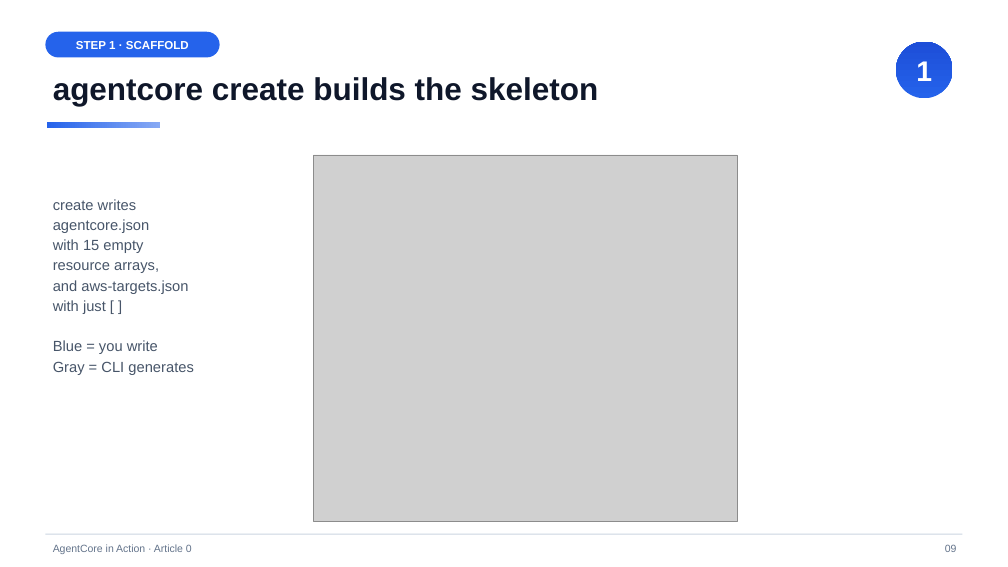
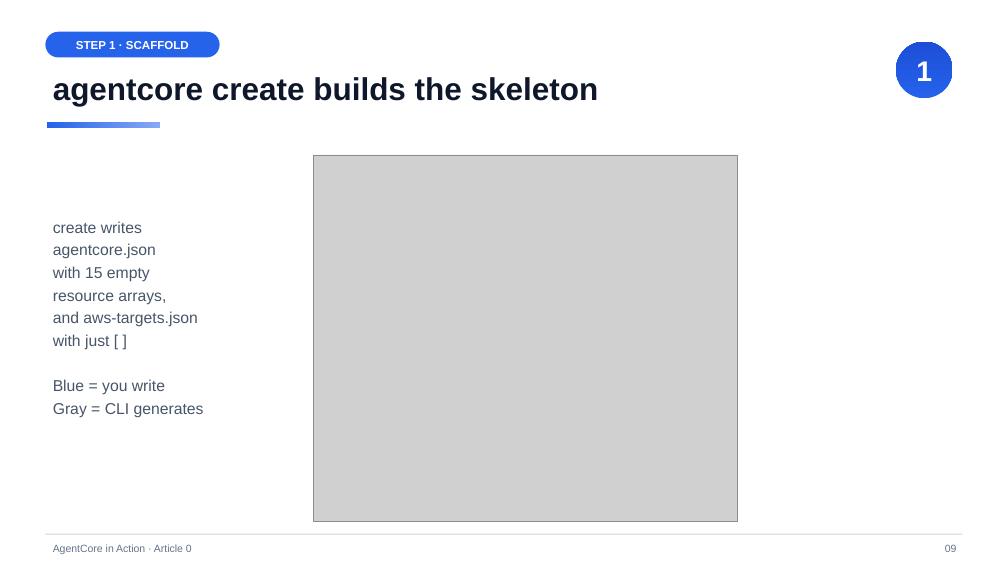
Before and after one commit to pinxiong/bedrock-agentcore-in-action, a slide deck: slide 9 of articles/decks/aws-agentcore-under-the-hood.pptx. Drawn at 1008x567 pixels with LibreOffice and Linux fonts; fonts in the diff are those of the drawing; grey boxes stand for pictures. Boxes give left, top, right and bottom in pixels: in the first picture for what was removed or moved away, otherwise in the second. Text is boxed around its words. In the diff, an @@ line names an element or a change of style, - is before the commit and + after.

```diff
--- a/articles/decks/aws-agentcore-under-the-hood.pptx
+++ b/articles/decks/aws-agentcore-under-the-hood.pptx
@@ text "create writes" moved from (x1=53, y1=199, x2=193, y2=375) to (x1=53, y1=221, x2=204, y2=418) @@
@@ text "create writes" at (x1=53, y1=221, x2=204, y2=418): size 14 to 15 pt; line spacing 1.15 to 1.2; vertical alignment top to middle @@
```
Also in this commit, not shown: 17 other slides changed, 1 other file.
